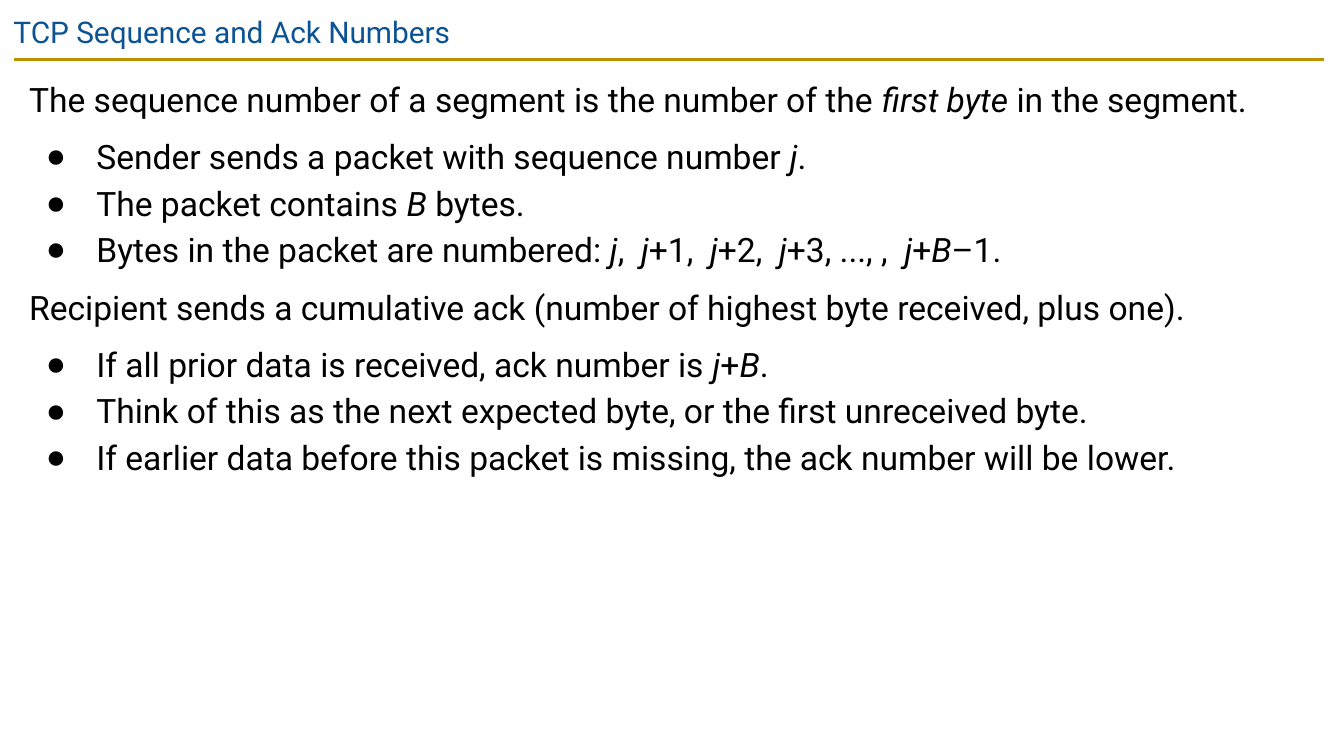
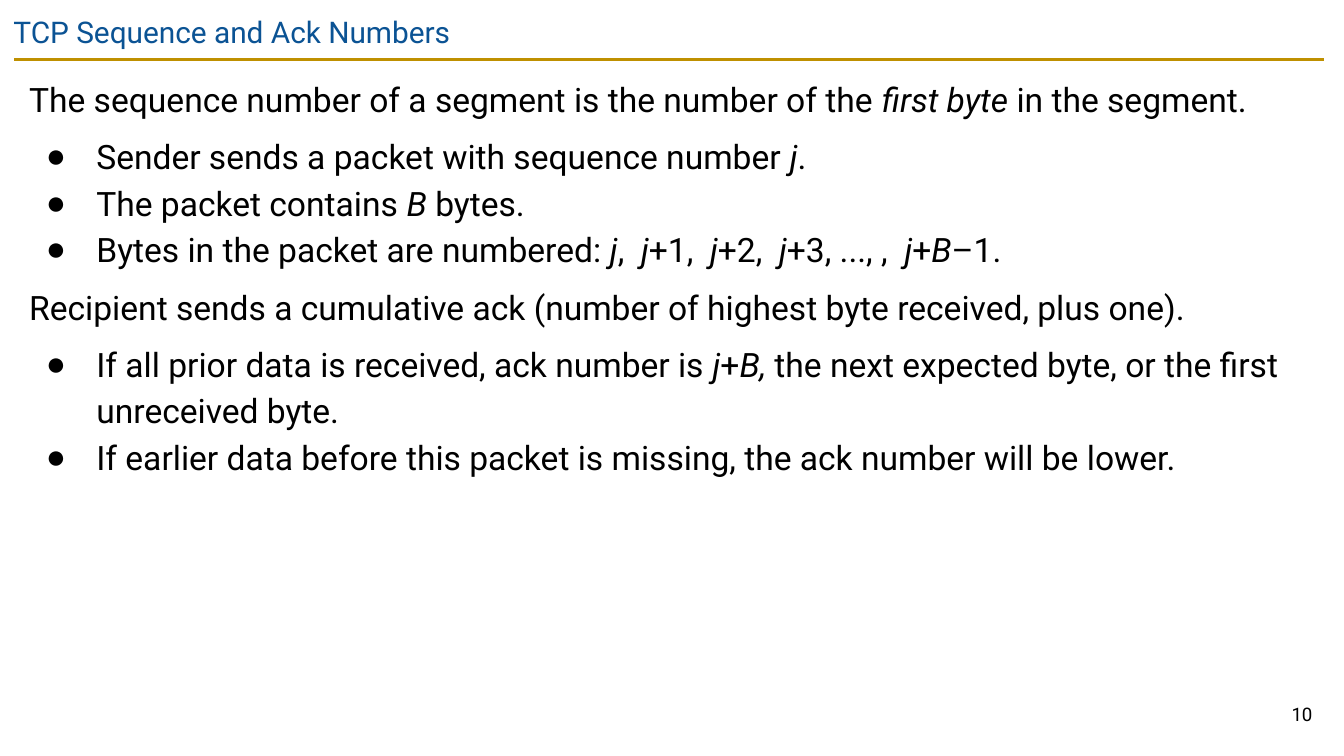
Before and after one commit to guhofstra/CSC175Sp26, a slide deck: slide 10 of PPTs/Lecture 11 - TCP Implementation.pptx. Drawn at 1344x756 pixels with LibreOffice and Linux fonts; fonts in the diff are those of the drawing. Boxes give left, top, right and bottom in pixels: in the first picture for what was removed or moved away, otherwise in the second. Text is boxed around its words. In the diff, an @@ line names an element or a change of style, - is before the commit and + after.

```diff
--- a/PPTs/Lecture 11 - TCP Implementation.pptx
+++ b/PPTs/Lecture 11 - TCP Implementation.pptx
@@ text at [96, 351, 1278, 430]: text changed @@
-● If all prior data is received, ack number is j+B.
-● Think of this as the next expected byte, or the first unreceived byte.
+● If all prior data is received, ack number is j+B, the next expected byte, or the first unreceived byte.
@@ page number added at [1292, 707, 1313, 721], 10 pt, text #000000 @@
+10
```
Also in this commit, not shown: 29 other slides changed, 18 slides removed, 30 other files.
